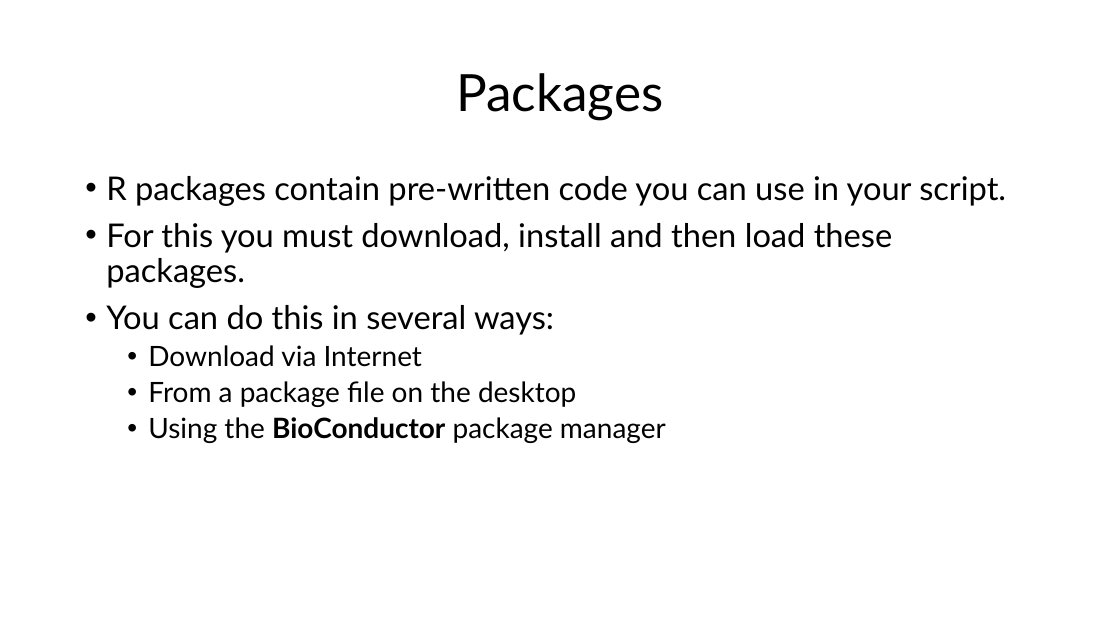
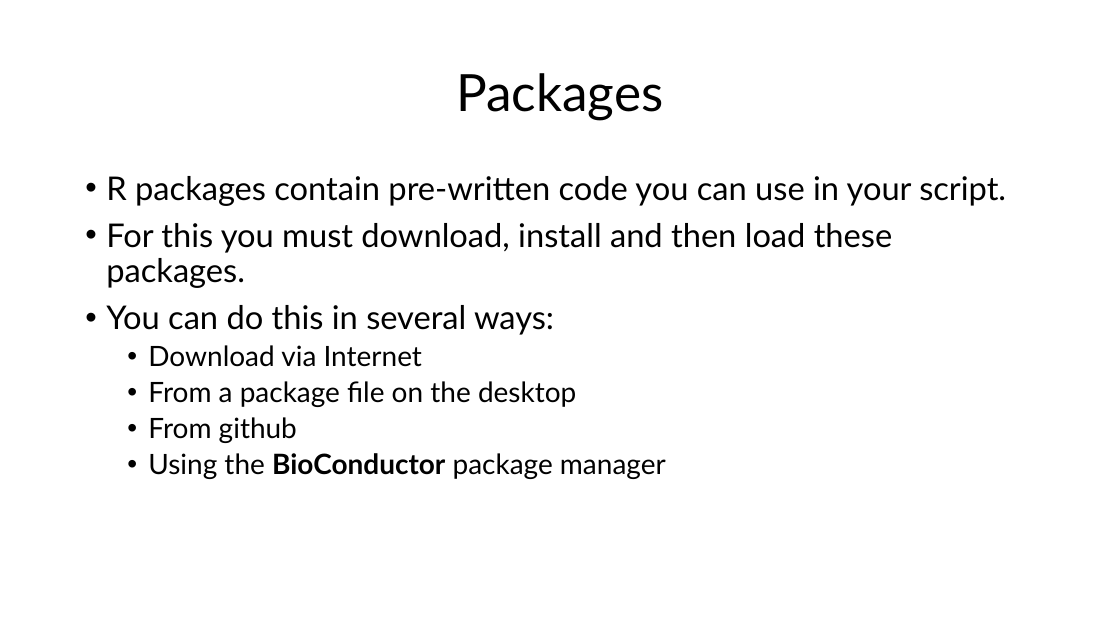
Before and after one commit to csmatyi/crs2025, a slide deck: slide 16 of CRS2025_R_workshop.pptx. Drawn at 1120x630 pixels with LibreOffice and Linux fonts; fonts in the diff are those of the drawing. Boxes give left, top, right and bottom in pixels: in the first picture for what was removed or moved away, otherwise in the second. Text is boxed around its words. In the diff, an @@ line names an element or a change of style, - is before the commit and + after.

```diff
--- a/CRS2025_R_workshop.pptx
+++ b/CRS2025_R_workshop.pptx
@@ text at bbox=[148, 417, 297, 443]: paragraph added @@
+  • From github
```
Also in this commit, not shown: 3 other slides changed.
